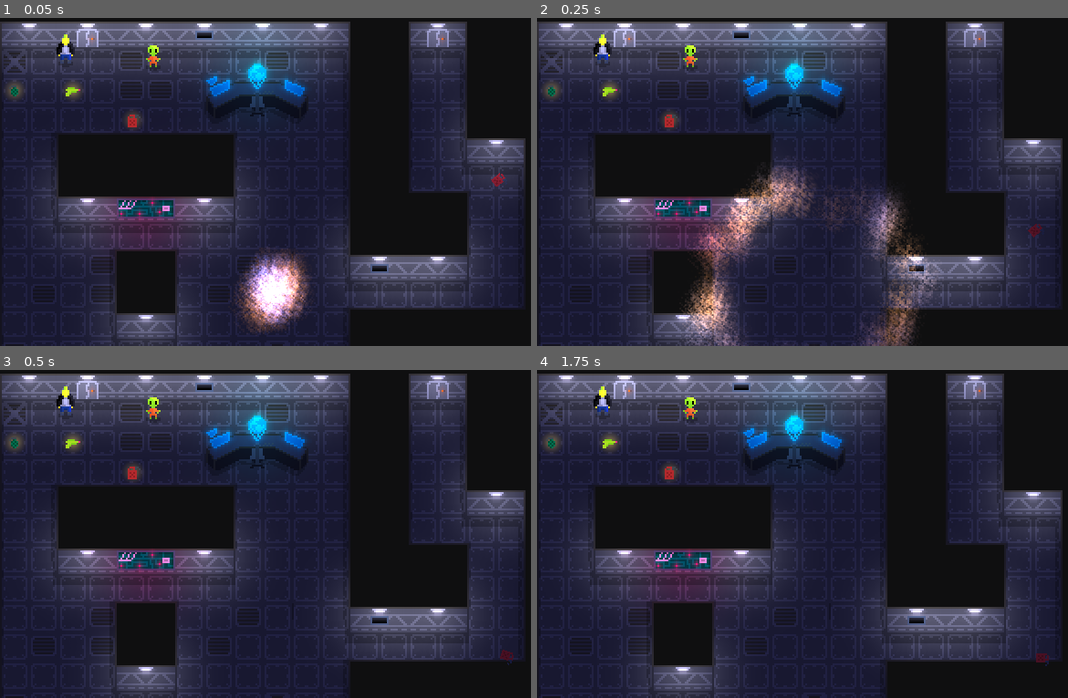
Above: before the commit, frames 1-4 (two rows, left to right).
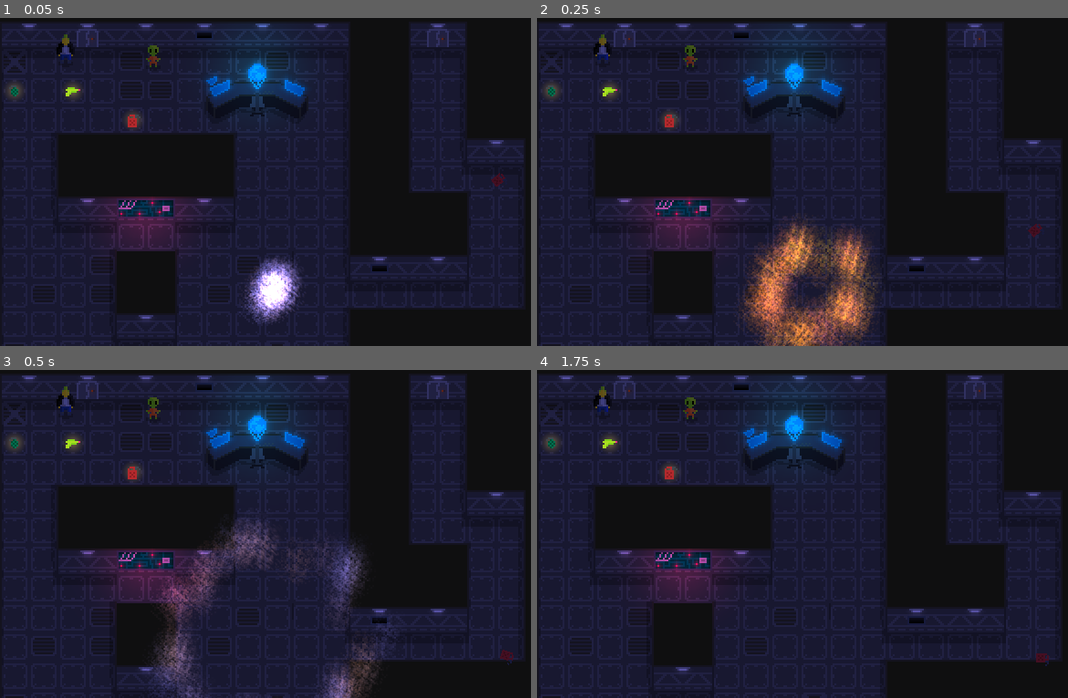
Above: after the commit, the same moments.

Repository: CrankyCranton/Godot-Jam-3
Game: Godot game, scene res://assets/tiles/tiles_test.tscn
Same seed, same stepped clock (60 frames per second), same inputs: the game is played once before the commit and once after it. The project has no main scene, so this scene is started directly.
Inputs:
- Up to frame 1 (0.05 s): no input
- Up to frame 2 (0.25 s): no input
- Up to frame 3 (0.5 s): no input
- Up to frame 4 (1.75 s): tap Enter at 1.25 s

The runs differ from the first frame. In frame 1, 22% of the frame differs, in the area x 0-99%, y 1-100%; in frame 2, 32%; in frame 3, 21%; in frame 4, 20%.

Commit message:
Wall node replacment

Diff:
--- a/assets/tiles/tiles_test.tscn
+++ b/assets/tiles/tiles_test.tscn
@@ -1,10 +1,11 @@
-[gd_scene load_steps=38 format=4 uid="uid://33y1mybt4waa"]
+[gd_scene load_steps=39 format=4 uid="uid://33y1mybt4waa"]
 
 [ext_resource type="Texture2D" uid="uid://crermxvfbtk3f" path="res://assets/tiles/tiles.png" id="1_hm024"]
 [ext_resource type="Texture2D" uid="uid://buod2p78ackxt" path="res://assets/character_shadow/character_shadow.png" id="2_0d1v0"]
 [ext_resource type="Texture2D" uid="uid://dimdxohw588xg" path="res://assets/player/player.png" id="2_d1xmr"]
 [ext_resource type="PackedScene" uid="uid://cuila53tv68je" path="res://scenes/wall.tscn" id="2_sivfd"]
 [ext_resource type="Texture2D" uid="uid://c7jggusv52vr2" path="res://assets/items/gas_can/gas_can.png" id="3_ah3je"]
+[ext_resource type="Script" path="res://scripts/wall_tiles.gd" id="3_axmag"]
 [ext_resource type="Texture2D" uid="uid://bsooutmtd8f2s" path="res://assets/items/grenade/grenade.png" id="4_blhkw"]
 [ext_resource type="Texture2D" uid="uid://c03srpav2opc7" path="res://assets/items/laser_gun/laser_gun.png" id="5_sk122"]
 [ext_resource type="Texture2D" uid="uid://dc6numek7ase5" path="res://assets/items/item_glow/item_glow.png" id="6_bkpu8"]
@@ -502,9 +503,10 @@
 rendering_quadrant_size = 8
 
 [node name="Walls" type="TileMapLayer" parent="."]
-tile_map_data = PackedByteArray("AAD+/wAAAAADAAAAAAD+/wEAAAA …(448 unchanged characters)… CAAEAAAABAAMAAAAFAAAAAAAAAAEAAAAEAAEAAAACAAMAAAABAAMAAAADAAMAAAAGAAAAAAADAAQAAAAAAAEAAAAEAAQAAAA …(971 unchanged characters)…
+tile_map_data = PackedByteArray("AAD+/wAAAAADAAAAAAD+/wEAAAA …(448 unchanged characters)… CAAEAAAABAAMAAAAFAAAAAAAAAAEAAAAEAAEAAAADAAMAAAAGAAAAAAADAAQAAAAAAAEAAAAEAAQAAAA …(971 unchanged characters)…
 tile_set = SubResource("TileSet_wuttn")
 rendering_quadrant_size = 4
+script = ExtResource("3_axmag")
 
 [node name="Details" type="TileMapLayer" parent="."]
 tile_map_data = PackedByteArray("AAD9/wIAAAABAAQAAAABAAAAAAABAAQAAAAHAAAAAAABAAQAAAADAAAAAAACAAQAAAAGAAQAAAACAAQAAAA=")
@@ -593,62 +595,77 @@
 texture = ExtResource("10_iyg4v")
 
 [node name="PointLight2D" type="PointLight2D" parent="."]
+visible = false
 position = Vector2(48, 5)
 texture = ExtResource("10_iyg4v")
 
 [node name="PointLight2D2" type="PointLight2D" parent="."]
+visible = false
 position = Vector2(176, 5)
 texture = ExtResource("10_iyg4v")
 
 [node name="PointLight2D3" type="PointLight2D" parent="."]
+visible = false
 position = Vector2(144, 5)
 texture = ExtResource("10_iyg4v")
 
 [node name="PointLight2D4" type="PointLight2D" parent="."]
+visible = false
 position = Vector2(16, 5)
 texture = ExtResource("10_iyg4v")
 
 [node name="PointLight2D5" type="PointLight2D" parent="."]
+visible = false
 position = Vector2(112, 101)
 texture = ExtResource("10_iyg4v")
 
 [node name="PointLight2D6" type="PointLight2D" parent="."]
+visible = false
 position = Vector2(272, 69)
 texture = ExtResource("10_iyg4v")
 
 [node name="PointLight2D7" type="PointLight2D" parent="."]
+visible = false
 position = Vector2(240, 5)
 texture = ExtResource("10_iyg4v")
 
 [node name="PointLight2D8" type="PointLight2D" parent="."]
+visible = false
 position = Vector2(80, 5)
 texture = ExtResource("10_iyg4v")
 
 [node name="PointLight2D9" type="PointLight2D" parent="."]
+visible = false
 position = Vector2(208, 133)
 texture = ExtResource("10_iyg4v")
 
 [node name="PointLight2D10" type="PointLight2D" parent="."]
+visible = false
 position = Vector2(48, 101)
 texture = ExtResource("10_iyg4v")
 
 [node name="PointLight2D11" type="PointLight2D" parent="."]
+visible = false
 position = Vector2(-80, 69)
 texture = ExtResource("10_iyg4v")
 
 [node name="PointLight2D12" type="PointLight2D" parent="."]
+visible = false
 position = Vector2(-48, 5)
 texture = ExtResource("10_iyg4v")
 
 [node name="PointLight2D13" type="PointLight2D" parent="."]
+visible = false
 position = Vector2(240, 133)
 texture = ExtResource("10_iyg4v")
 
 [node name="PointLight2D14" type="PointLight2D" parent="."]
+visible = false
 position = Vector2(112, 5)
 texture = ExtResource("10_iyg4v")
 
 [node name="PointLight2D15" type="PointLight2D" parent="."]
+visible = false
 position = Vector2(80, 165)
 texture = ExtResource("10_iyg4v")
 
--- a/scenes/explosion.tscn
+++ b/scenes/explosion.tscn
@@ -28,8 +28,8 @@
 emission_sphere_radius = 8.0
 direction = Vector3(0, 0, 0)
 spread = 180.0
-initial_velocity_min = 256.0
-initial_velocity_max = 256.0
+initial_velocity_min = 128.0
+initial_velocity_max = 128.0
 gravity = Vector3(0, 0, 0)
 color_ramp = SubResource("GradientTexture1D_qhw1w")
 hue_variation_min = -0.1
@@ -92,7 +92,7 @@
 sub_emitter = NodePath("../HolySmoke!")
 process_material = SubResource("ParticleProcessMaterial_1u6on")
 texture = ExtResource("2_2rfjr")
-lifetime = 0.25
+lifetime = 0.5
 one_shot = true
 explosiveness = 0.75
 collision_base_size = 0.1
--- a/scenes/wall.tscn
+++ b/scenes/wall.tscn
@@ -1,17 +1,24 @@
-[gd_scene load_steps=3 format=3 uid="uid://cuila53tv68je"]
+[gd_scene load_steps=5 format=3 uid="uid://cuila53tv68je"]
 
 [ext_resource type="Texture2D" uid="uid://ddu58a3dq2r1a" path="res://assets/area_glow/area_glow.png" id="1_45m3q"]
+[ext_resource type="Script" path="res://scripts/wall.gd" id="1_u3nop"]
 [ext_resource type="Texture2D" uid="uid://crermxvfbtk3f" path="res://assets/tiles/tiles.png" id="2_7rw3o"]
 
+[sub_resource type="RectangleShape2D" id="RectangleShape2D_vase4"]
+size = Vector2(32, 14)
+
 [node name="Wall" type="StaticBody2D"]
+script = ExtResource("1_u3nop")
 
-[node name="PointLight2D" type="PointLight2D" parent="."]
+[node name="Light" type="PointLight2D" parent="."]
 position = Vector2(0, -11)
 texture = ExtResource("1_45m3q")
 
-[node name="Sprite2D" type="Sprite2D" parent="."]
+[node name="Sprite" type="Sprite2D" parent="."]
 texture = ExtResource("2_7rw3o")
 region_enabled = true
 region_rect = Rect2(32, 0, 32, 32)
 
-[node name="CollisionShape2D" type="CollisionShape2D" parent="."]
+[node name="CollisionShape" type="CollisionShape2D" parent="."]
+position = Vector2(0, -7)
+shape = SubResource("RectangleShape2D_vase4")
